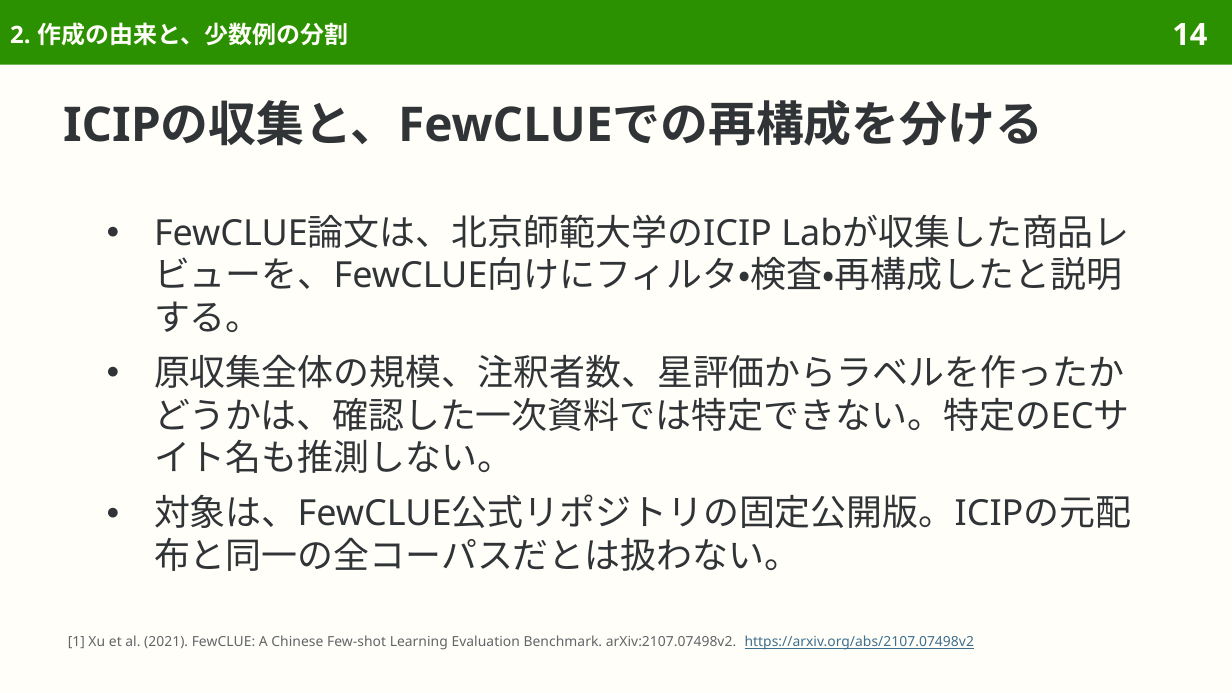
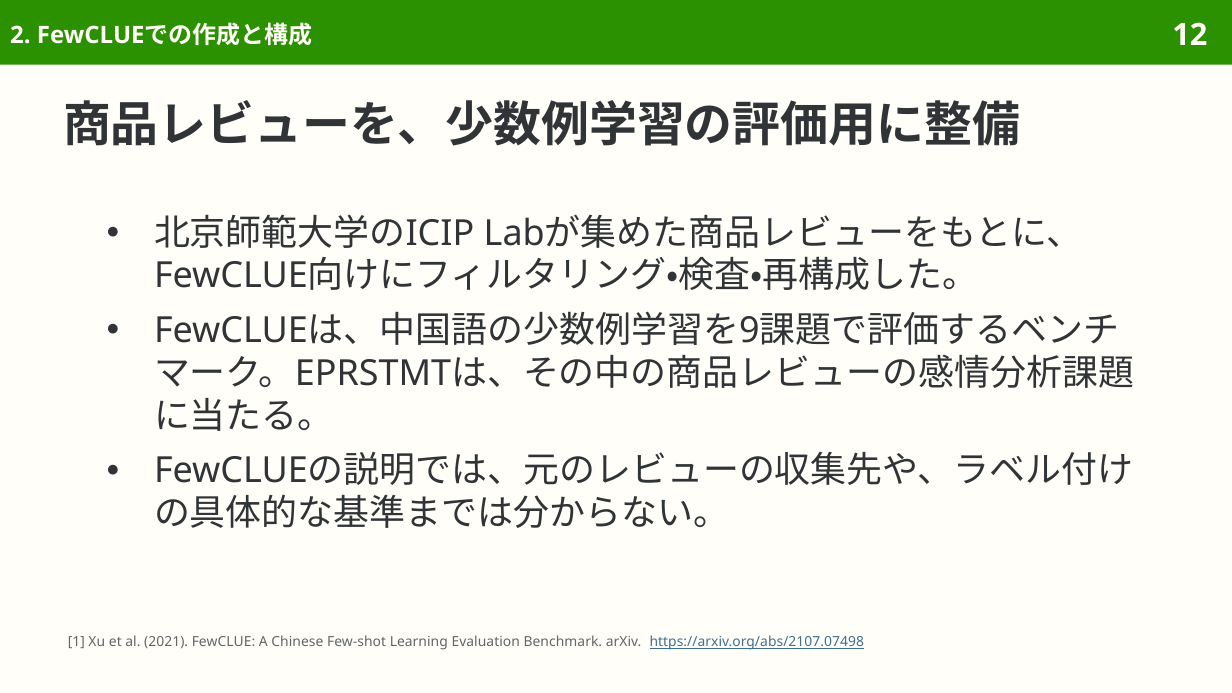
Before and after one commit to sasakiy84/datasets-in-10-minutes, a slide deck: slide 12 of slides/datasets-in-10-minutes-eprstmt.pptx (slide 14 before the commit). Drawn at 1232x693 pixels with LibreOffice and Linux fonts; fonts in the diff are those of the drawing. Boxes give left, top, right and bottom in pixels: in the first picture for what was removed or moved away, otherwise in the second. Text is boxed around its words. In the diff, an @@ line names an element or a change of style, - is before the commit and + after.

```diff
--- a/slides/datasets-in-10-minutes-eprstmt.pptx
+++ b/slides/datasets-in-10-minutes-eprstmt.pptx
@@ title at bbox=[10, 22, 313, 45]: text changed @@
-2. 作成の由来と、少数例の分割
+2. FewCLUEでの作成と構成
@@ page number at bbox=[1172, 22, 1207, 45]: text changed @@
-14
+12
@@ title at bbox=[63, 100, 1020, 146]: text changed @@
-ICIPの収集と、FewCLUEでの再構成を分ける
+商品レビューを、少数例学習の評価用に整備
@@ text at bbox=[154, 214, 1134, 528]: text changed @@
-● FewCLUE論文は、北京師範大学のICIP Labが収集した商品レビューを、FewCLUE向けにフィルタ・検査・再構成したと説明する。
-● 原収集全体の規模、注釈者数、星評価からラベルを作ったかどうかは、確認した一次資料では特定できない。特定のECサイト名も推測しない。
-● 対象は、FewCLUE公式リポジトリの固定公開版。ICIPの元配布と同一の全コーパスだとは扱わない。
+● 北京師範大学のICIP Labが集めた商品レビューをもとに、FewCLUE向けにフィルタリング・検査・再構成した。
+● FewCLUEは、中国語の少数例学習を9課題で評価するベンチマーク。EPRSTMTは、その中の商品レビューの感情分析課題に当たる。
+● FewCLUEの説明では、元のレビューの収集先や、ラベル付けの具体的な基準までは分からない。
@@ text at bbox=[68, 635, 864, 650]: text changed @@
-[1] Xu et al. (2021). FewCLUE: A Chinese Few-shot Learning Evaluation Benchmark. arXiv:2107.07498v2. https://arxiv.org/abs/2107.07498v2
+[1] Xu et al. (2021). FewCLUE: A Chinese Few-shot Learning Evaluation Benchmark. arXiv. https://arxiv.org/abs/2107.07498
```
Also in this commit, not shown: 35 other slides changed, 4 slides added, 21 slides removed, 40 other files.
